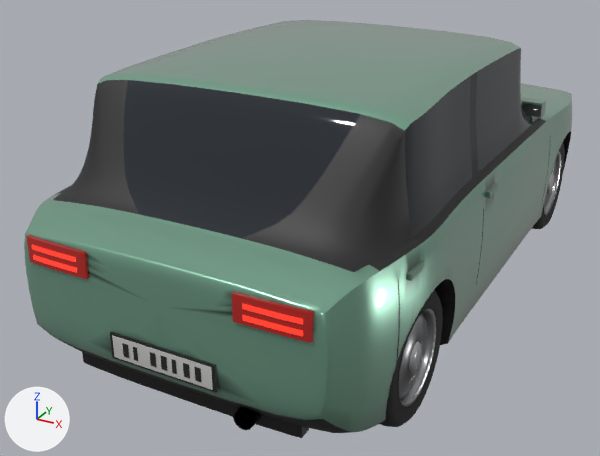
The glTF model assets/vehicles/t_hatch.glb as it was, and as the next commit left it.
Before and after are seen from a 50 mm camera at (1.89, -4.27, 2.34) aimed at (-0.27, -0.34, 0.38). The axes (+X, +Y, +Z) are drawn at lower left. The lights are the same throughout. The older version comes first. Where no turn or scale is listed for an object, it has been applied to the vertices. Vertices at exactly the same position are counted once.

Names of what the first picture shows: 'Body', 'Details', 'Wheel_FR', 'Wheel_RR' and 1 more.
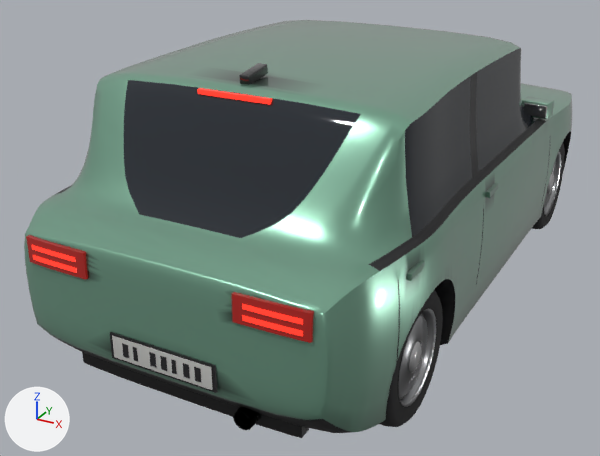
Pixel boxes (x1, y1, x2, y2) of what changed, in the pictures (600 x 456 px; the box of a moved part takes in the faces that stretch with it):
'Rounded', added
    after: (239, 63, 554, 119)
    faces in mat_gloss: (239, 63, 268, 85)
    faces in mat_paint: (522, 96, 554, 119)
    faces in mat_chrome: (524, 103, 547, 118)
part 1 of me_body, moved or reshaped
    both: (25, 235, 326, 419)
part 2 of me_body, recoloured
    before: (29, 67, 555, 391)
    after: (38, 67, 555, 390)
part 3 of me_body, recoloured (lighter)
    before: (53, 80, 539, 272)
    after: (53, 80, 412, 272)
part 4 of me_details, added
    after: (197, 88, 272, 105)
part 5 of me_details, deleted
    before: (522, 97, 546, 117)

The change, as a list of edits to the scene's bpy script:
```text
Add mat_gloss:
    mat_gloss = bpy.data.materials.new('Gloss')
    # nodes: BsdfPrincipled, Mix, OutputMaterial, VertexColor
    # colours: black #1d1d1f, mixed with the vertex colours
Change me_body:
    used by ob_body; location = (0.0, 0.0, 0.0)
    remove me_body.from_pydata(...)  # 5384 vertices, 10764 faces; spans x -0.89..0.89, y -2.0..2.0, z 0.15..1.5
    add me_body.from_pydata(...)  # 5704 vertices, 11404 faces; spans x -0.89..0.89, y -2.0..2.0, z 0.15..1.5
    me_body part 1: 117 vertices moved from x -0.72..0.72, y -2.0..-1.98, z 0.4..0.9 to x -0.73..0.73, y -2.0..-1.98, z 0.39..0.9; 52 vertices removed from x -0.37..0.37, y -2.0..-1.99, z 0.4..0.9; 212 vertices added at x -0.55..0.55, y -2.0..-1.99, z 0.39..0.9
    me_body part 2: 891 kept faces spanning x -0.89..0.89, y -1.99..2.0, z 0.15..1.49 get new vertex colours
    me_body part 3: 432 faces spanning x -0.82..0.82, y -1.77..0.87, z 0.91..1.45 switch from mat_trim to mat_paint
    other edits to the shape of me_body do not show in these pictures
Change me_details:
    used by ob_details; location = (0.0, 0.0, 0.0)
    remove me_details.from_pydata(...)  # 876 vertices, 1580 faces; spans x -0.88..0.88, y -2.01..2.01, z 0.22..1.02
    add me_details.from_pydata(...)  # 836 vertices, 1520 faces; spans x -0.88..0.88, y -2.01..2.01, z 0.22..1.46
    me_details part 4: a new loose piece, a box spanning x -0.18..0.18, y -1.414..-1.394, z 1.434..1.456, in mat_taillight
    me_details part 5: 6 loose pieces with 48 vertices, spanning x -0.82..0.81, y 0.7..0.8, z 0.93..1.02, are deleted
    other edits to the shape of me_details do not show in these pictures
Add me_rounded:
    me_rounded.from_pydata(...)  # 666 vertices, 1304 faces; spans x -0.87..0.87, y -1.33..0.82, z 0.93..1.54
    # faces by material slot: [376, 376, 364, 188]
    me_rounded.materials.append(mat_paint)
    me_rounded.materials.append(mat_trim)
    me_rounded.materials.append(mat_chrome)
    me_rounded.materials.append(mat_gloss)
Add ob_rounded:
    ob_rounded = bpy.data.objects.new('Rounded', me_rounded)
    ob_rounded.location = (0.0, 0.0, 0.0)
```
